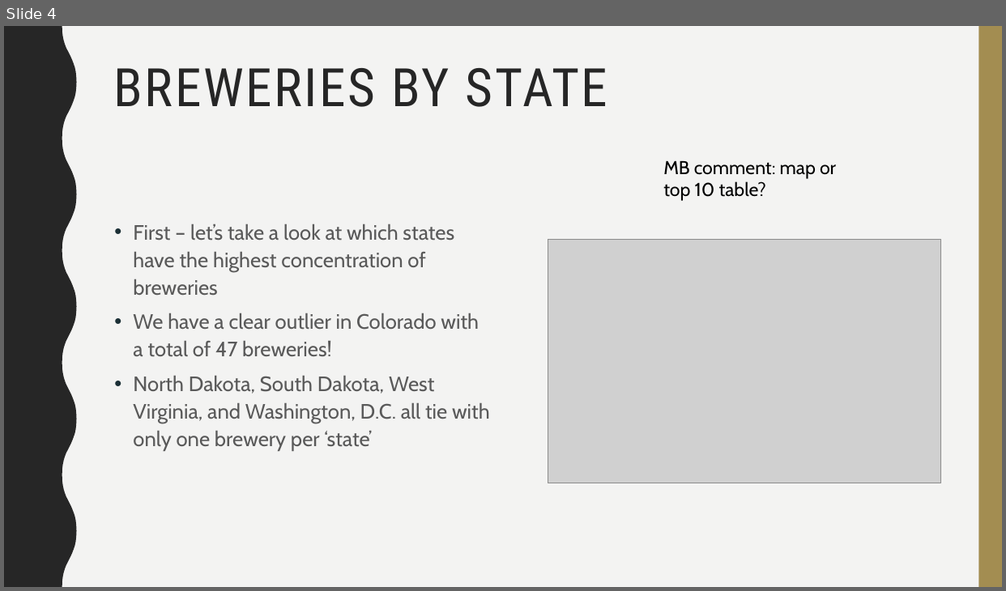
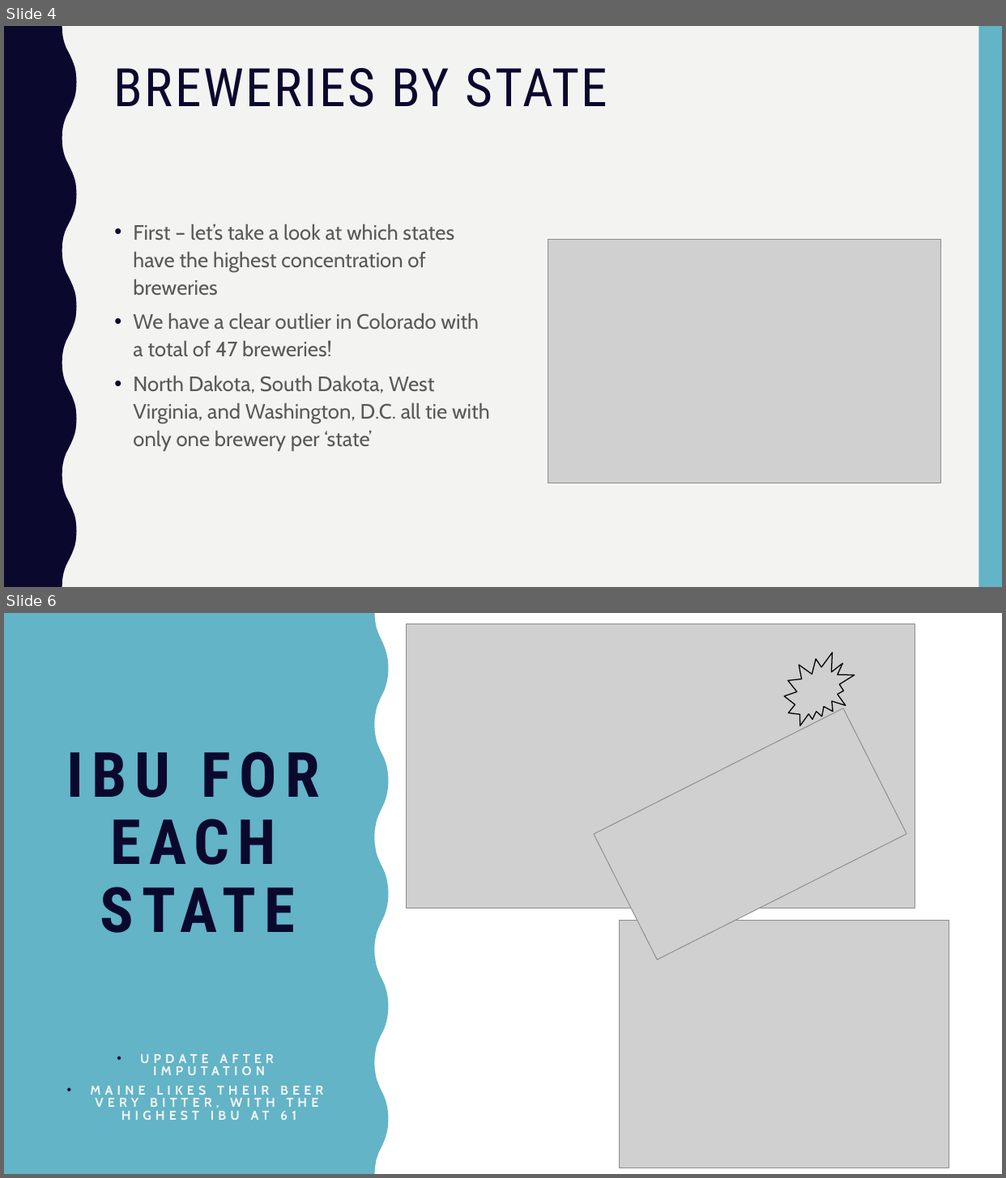
Before and after one commit to mattfarrow1/6306-project-1, a slide deck: docs/Matt_Farrow_Megan_Ball_DS6306_EDA.pptx. Shown one above the other, each under a label of ours: slide 4 before the commit, slides 4 and 6 after it; the slides between them are not shown. The pictures are 1006x591 and 1006x1178 pixels, drawn with LibreOffice and Linux fonts; fonts in the diff are those of the drawing; grey boxes stand for pictures. Boxes give left, top, right and bottom in pixels: in the first picture for what was removed or moved away, otherwise in the second. Text is boxed around its words. In the diff, an @@ line names an element or a change of style, - is before the commit and + after.

```diff
--- a/docs/Matt_Farrow_Megan_Ball_DS6306_EDA.pptx
+++ b/docs/Matt_Farrow_Megan_Ball_DS6306_EDA.pptx
@@ slide 6 added at (x1=4, y1=613, x2=1002, y2=1174), background #FFFFFF @@
@@ rectangle added at (x1=4, y1=613, x2=27, y2=1174), fill #0B082E @@
@@ rectangle added at (x1=4, y1=613, x2=1002, y2=1174), fill #FFFFFF @@
@@ freeform shape added at (x1=4, y1=613, x2=388, y2=1174), fill #62B4C6 @@
@@ picture added at (x1=406, y1=624, x2=915, y2=909) @@
@@ freeform shape added at (x1=609, y1=613, x2=1002, y2=1174), fill #0B082E @@
@@ irregular seal added at (x1=784, y1=653, x2=854, y2=726), outline #000000 1 pt @@
@@ picture added at (x1=594, y1=708, x2=906, y2=960) @@
@@ title added at (x1=66, y1=752, x2=320, y2=865), 60 pt, text #0B082E, bold @@
+IBU FOR EACH STATE
@@ picture added at (x1=620, y1=921, x2=949, y2=1169) @@
@@ text added at (x1=90, y1=1054, x2=323, y2=1120), 12.4 pt, text #F3F3F2, bold @@
+• UPDATE AFTER IMPUTATION
+• MAINE LIKES THEIR BEER VERY BITTER, WITH THE HIGHEST IBU AT 61
@@ slide 4 changed as well @@
@@ freeform shape at (x1=4, y1=26, x2=77, y2=587): fill #262626 to #0B082E @@
@@ rectangle at (x1=978, y1=26, x2=1002, y2=587): fill #A38D51 to #62B4C6 @@
@@ title "BREWERIES BY STATE" at (x1=114, y1=68, x2=608, y2=107): text colour #262626 to #0B082E @@
@@ text removed at (x1=663, y1=161, x2=836, y2=201) @@
-MB comment: map or top 10 table?
@@ text "First – let’s take a ..." at (x1=133, y1=224, x2=490, y2=451): bullet colour #1B2F36 to #0B082E @@
```
Also in this commit, not shown: 4 other slides changed, 2 other slides added, 2 slides removed.
